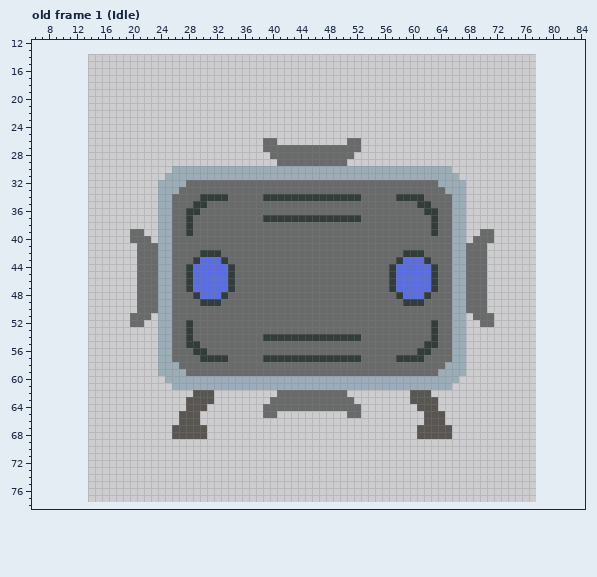
Pixel-art file, stored at public/assets/sprite_rocket_omin.aseprite. This is how it looked before the edit.
64x64 pixels, 1 frame. Shown: old frame 1 (Idle): x 6..84, y 12..78. The old version is drawn lined up with the new one, on the new canvas. The commit also changed other frames, which this record leaves out.
Once edited:
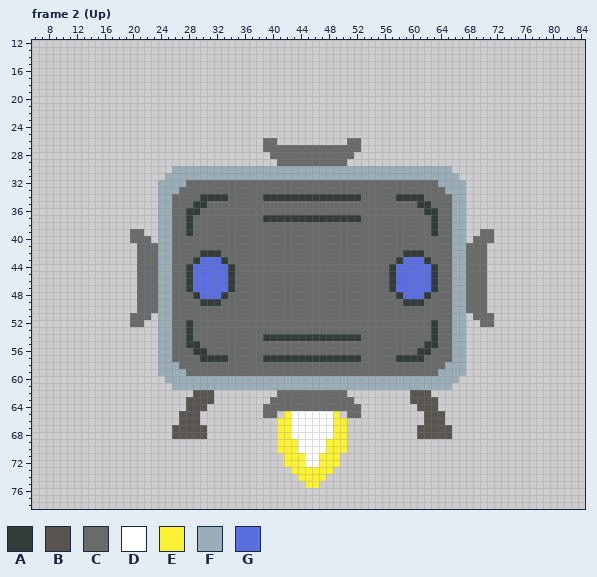
Palette (. is transparent): A #323c39  B #595652  C #696a6a  D #ffffff  E #fbf236  F #9badb7  G #5b6ee1
A new or re-ordered frame is compared with the old frame closest to it.
Commit: Add omni rocket animations
The exact change:
canvas 64x64 -> 92x92, the old top-left corner now at 14,14
frames 1 -> 17
--- frame 2 (Up) is new; against old frame 1 (Idle)
@@ x 39..52 @@
 64 CCCCCCCCCCCCCC
-65 CC..........CC
-66 ..............
-67 ..............
-68 ..............
-69 ..............
-70 ..............
-71 ..............
-72 ..............
-73 ..............
-74 ..............
-75 ..............
+65 CC.EDDDDDDE.CC
+66 ..EEDDDDDDEE..
+67 ..EEDDDDDDEE..
+68 ..EEDDDDDDEE..
+69 ..EEEDDDDEEE..
+70 ..EEEDDDDEEE..
+71 ...EEEDDEEE...
+72 ...EEEDDEEE...
+73 ....EEEEEE....
+74 .....EEEE.....
+75 ......EE......
 76 ..............
